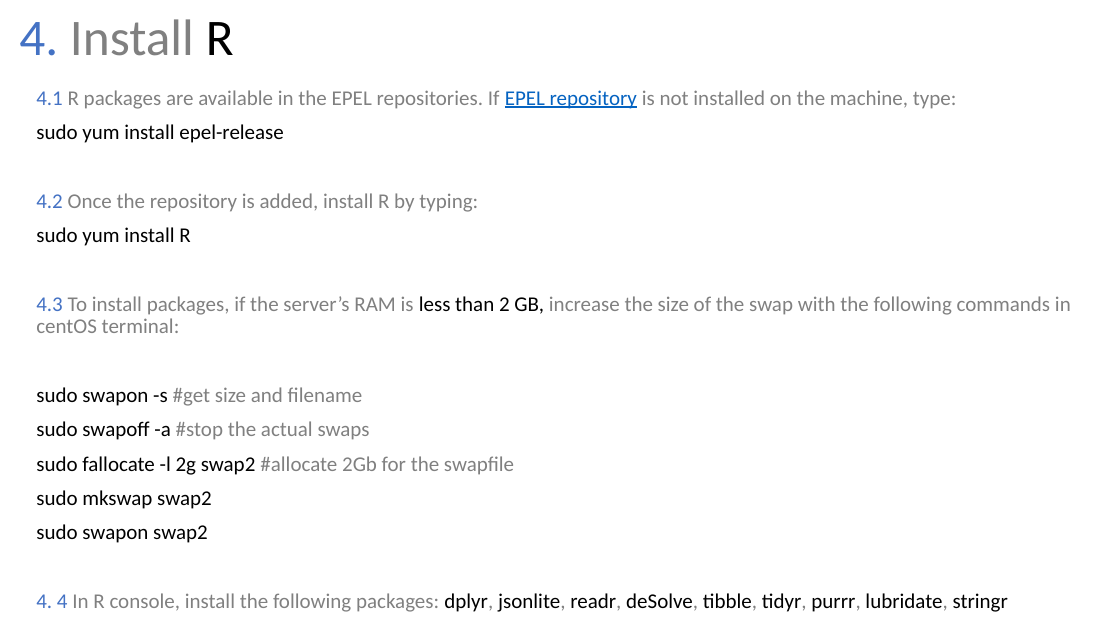
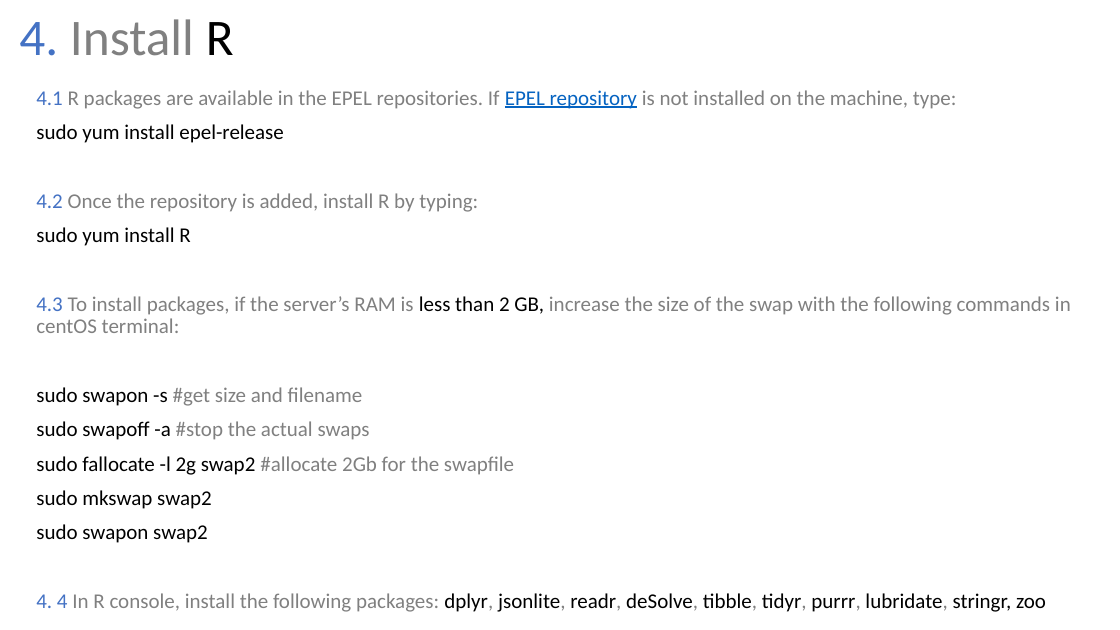
Before and after one commit to jandraor/healthsim, a slide deck: slide 6 of docs/manuals/server_installation.pptx. Drawn at 1120x630 pixels with LibreOffice and Linux fonts; fonts in the diff are those of the drawing. Boxes give left, top, right and bottom in pixels: in the first picture for what was removed or moved away, otherwise in the second. Text is boxed around its words. In the diff, an @@ line names an element or a change of style, - is before the commit and + after.

Commit message:
Updating installation manual

```diff
--- a/docs/manuals/server_installation.pptx
+++ b/docs/manuals/server_installation.pptx
@@ text at (x1=36, y1=593, x2=1046, y2=612): text changed @@
-4. 4 In R console, install the following packages: dplyr, jsonlite, readr, deSolve, tibble, tidyr, purrr, lubridate, stringr
+4. 4 In R console, install the following packages: dplyr, jsonlite, readr, deSolve, tibble, tidyr, purrr, lubridate, stringr, zoo
```
